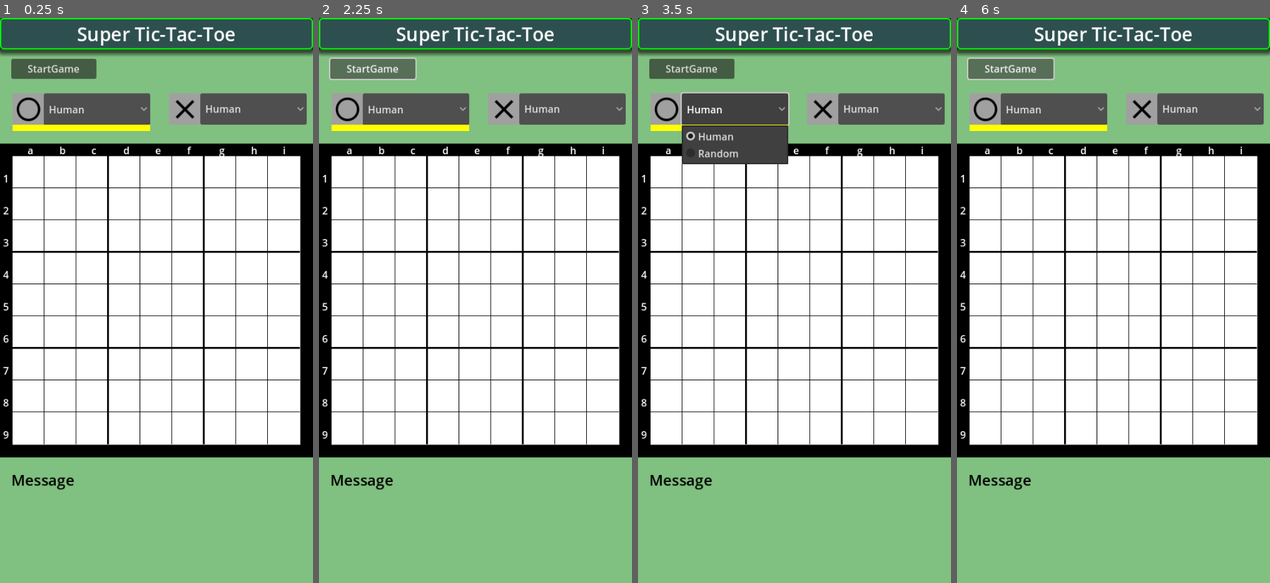
Above: before the commit, frames 1-4 (left to right).
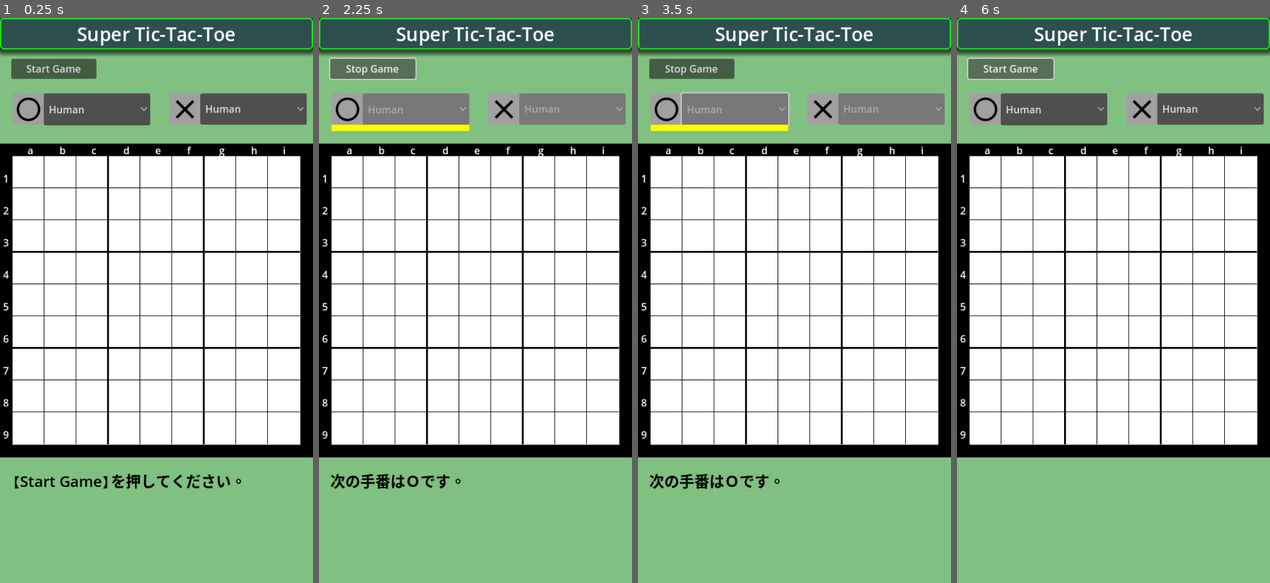
Above: after the commit, the same moments.

Repository: vivisuke/SuperTicTacToe4
Game: Godot game, scene res://main_scene.tscn
Two runs of this game, one before a commit and one after it. Both use one fixed random seed, a clock stepped at 60 frames per second and the inputs below.
Inputs (mouse positions are in pixels of both pictures, inside the frame that each line leads up to):
- Up to frame 1 (0.25 s): no input
- Up to frame 2 (2.25 s): click "StartGame" (after the commit: "Start Game") at 0.5 s; click "StartGame" (after the commit: "Stop Game") at 1.25 s; click "StartGame" (after the commit: "Start Game") at 2 s
- Up to frame 3 (3.5 s): click (735, 108) at 2.75 s, where only the run before the commit has a clickable "Human"
- Up to frame 4 (6 s): click "StartGame" (after the commit: "Stop Game") at 3.5 s; click "Human" at 4.25 s; click "StartGame" (after the commit: "Start Game") at 5 s; click "StartGame" (after the commit: "Stop Game") at 5.75 s

The runs differ from the first frame. In frame 1, 1.4% of the frame differs, in the area x 3-78%, y 8-84%; in frame 2, 4.3%; in frame 3, 6.6%, in the area x 3-98%, y 8-84%; in frame 4, 0.9%.

Commit message:
0036 ◎ C 03/09 03/09 0.001│ToDo│オブションボタンの設定参照

Diff:
--- a/SuperTicTacToe/main_scene.tscn
+++ b/SuperTicTacToe/main_scene.tscn
@@ -91,7 +91,7 @@
 offset_top = 65.0
 offset_right = 154.0
 offset_bottom = 97.0
-text = "StartGame
+text = "Start Game
 "
 
 [node name="Board" type="ColorRect" parent="."]
@@ -209,3 +209,5 @@
 color = Color(1, 1, 0, 1)
 
 [connection signal="pressed" from="StartStopButton" to="." method="_on_start_stop_button_pressed"]
+[connection signal="item_selected" from="WhitePlayer/OptionButton" to="." method="_on_White_option_button_item_selected"]
+[connection signal="item_selected" from="BlackPlayer/OptionButton" to="." method="_on_Black_option_button_item_selected"]
--- a/SuperTicTacToe/scripts/MainScene.gd
+++ b/SuperTicTacToe/scripts/MainScene.gd
@@ -327,9 +327,9 @@
 var rng = RandomNumberGenerator.new()
 var AI_thinking = false
 var waiting = 0;				# ウェイト中カウンタ
-var game_started = false				# ゲーム中
+var game_started = false		# ゲーム中か？
 var white_player = HUMAN
-var black_player = AI_DEPTH_1	#HUMAN
+var black_player = HUMAN
 var pressedPos = Vector2(0, 0)
 var g_bd			# 盤面オブジェクト
 var g_board3x3 = []			# 3x3 盤面 for 作業用
@@ -360,11 +360,20 @@
 		bd.print()
 		#print("OK")
 	"""
-	game_started = true
 	update_next_underline()
 	update_board_tilemaps()		# g_bd の状態から TileMap たちを設定
 	g_bd.print()
-	pass
+	$MessLabel.text = "【Start Game】を押してください。"
+	pass
+func init_board():
+	g_bd.init()
+	update_board_tilemaps()		# g_bd の状態から TileMap たちを設定
+func do_game_over():
+	game_started = false
+	$WhitePlayer/OptionButton.disabled = false
+	$BlackPlayer/OptionButton.disabled = false
+	$StartStopButton.text = "Start Game"
+	update_board_tilemaps()
 func update_next_underline():
 	$WhitePlayer/Underline.visible = game_started && g_bd.next_color() == WHITE
 	$BlackPlayer/Underline.visible = game_started && g_bd.next_color() == BLACK
@@ -463,7 +472,7 @@
 	pass
 
 func _input(event):
-	##if !game_started: return
+	if !game_started: return
 	if event is InputEventMouseButton:
 		#print(event.position)
 		#print($Board/TileMapLocal.local_to_map(event.position - BOARD_ORG))
@@ -489,3 +498,28 @@
 			update_board_tilemaps()
 			waiting = WAIT
 	pass
+
+
+func _on_start_stop_button_pressed():
+	game_started = !game_started
+	if game_started:
+		$WhitePlayer/OptionButton.disabled = true
+		$BlackPlayer/OptionButton.disabled = true
+		init_board()
+		$StartStopButton.text = "Stop Game"
+		$MessLabel.text = "次の手番はＯです。"
+	else:
+		$MessLabel.text = ""
+		do_game_over()
+	update_next_underline()
+	pass # Replace with function body.
+
+
+func _on_White_option_button_item_selected(index):
+	white_player = index
+	pass # Replace with function body.
+
+
+func _on_Black_option_button_item_selected(index):
+	black_player = index
+	pass # Replace with function body.
Not shown, changed: SuperTicTacToe4.spr
